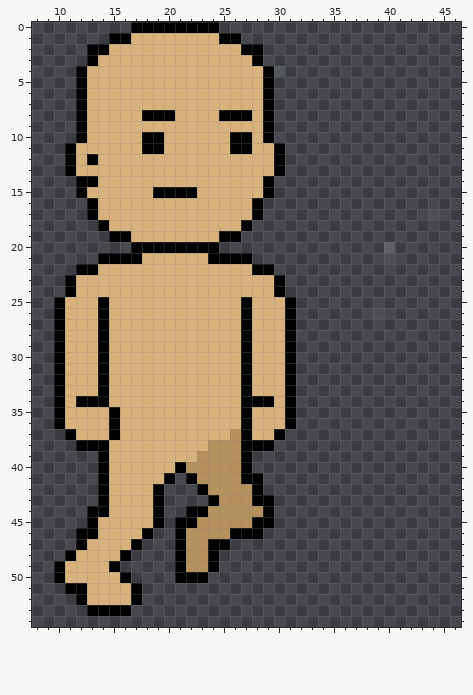
Two states of a pixel-art sprite, img/human1-move-4.png. The picture above is the old version.
The file is 53x56 pixels. Pixels under 10% opacity are left out. Colours within 5 levels of each other are drawn and written as one. Shown: x 8..46, y 0..54.
New version:
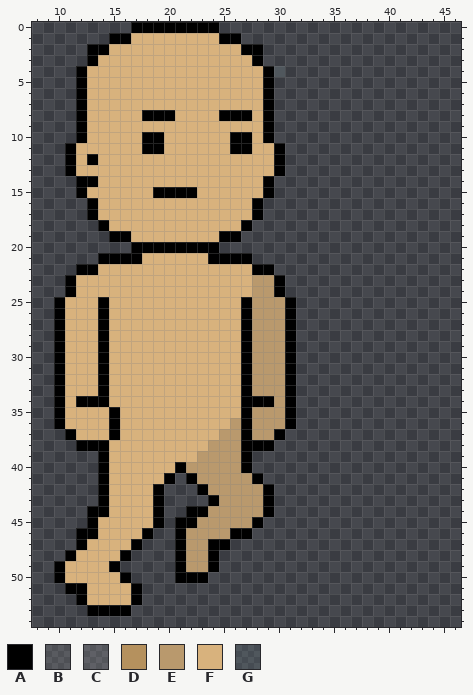
Palette (. is transparent): A #000000  B #ffffff1a  C #ffffff22  D #b5915e  E #b9996d  F #d8b27d  G #9fc8d11e
Edits made:
The edit adds colour A in row 42 at x 29.
Colour A gives way to colour E in row 41 at x 27; in rows 42 to 43 at x 28.
Colour D gives way to colour E in row 37 at x 26; in row 38 at x 24 to 26; in row 39 at x 23 to 26; in row 40 at x 22 to 26; in row 41 at x 23 to 26; in row 42 at x 24 to 27.
Colour D gives way to colour E in row 43 at x 25 to 27; in row 44 at x 24 to 28; in row 45 at x 23 to 27; in row 46 at x 22 to 25; in rows 47 to 49 at x 22 to 23.
Colour F gives way to colour E in rows 23 to 24 at x 28 to 29; in rows 25 to 33 at x 28 to 30; in row 34 at x 30; in row 35 at x 28 to 30; in row 36 at x 26 and 28 to 30; in row 37 at x 25 and 28 to 29.
Colour A is removed in row 45 at x 29; in row 46 at x 28.
Colour B is removed in row 17 at x 44; in row 21 at x 40; in row 26 at x 39.
Colour C is removed in row 20 at x 40.
